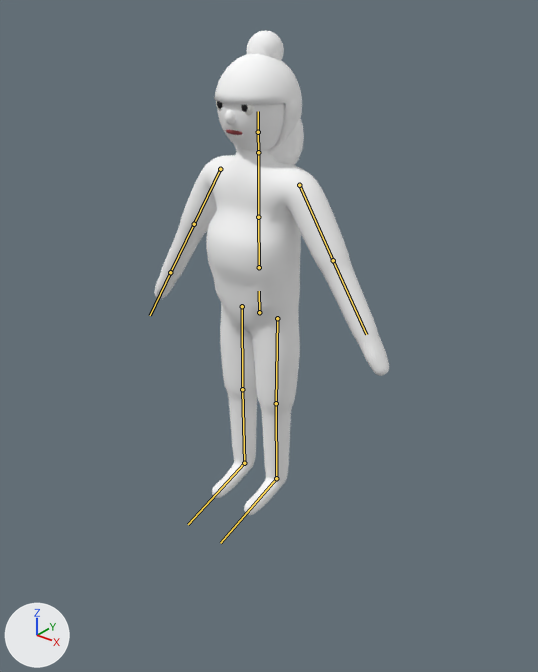
One commit to the glTF model assets/models/peon_adult.glb: the scene before it, then after it.
Both versions are drawn from a 50 mm camera at (1.67, -2.03, 2.0) aimed at (0.11, -0.07, 0.78). The lights are fixed; the arrows at lower left show +X, +Y and +Z. The first picture is the older version. The bones that change, and the others that lie on the model, are drawn over the model as lines.

Objects in the first picture: 'body', 'hair0', 'hair1', 'hair2'.
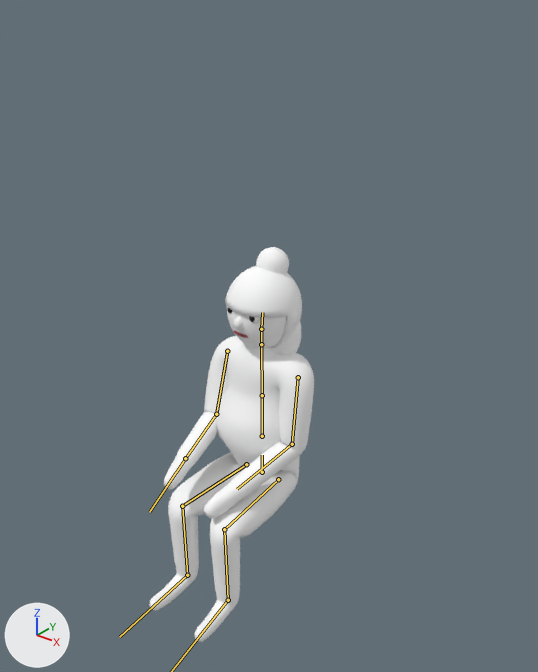
The newer file adds an action. The first version stands in its rest pose; the second is drawn at frame 132 of the action 'watch'.

What changed in the scene script:
```text
Change bone_hips:
    where bone_hips = bpy.data.objects['rig'].pose.bones['hips']
    bone_hips.location: (0.0, 0.0, 0.0) -> (0.0, -0.756, -0.013)
Change bone_head:
    where bone_head = bpy.data.objects['rig'].pose.bones['head']  # child of 'neck'
    bone_head.rotation_quaternion: (1.0, 0.0, 0.0, 0.0) -> (0.999, -0.026, 0.001, -0.026)  # degrees (0, 0, 0) -> degrees (-3, 0, -3)
Change bone_upper_arm_l:
    where bone_upper_arm_l = bpy.data.objects['rig'].pose.bones['upper_arm.L']  # child of 'chest'
    bone_upper_arm_l.rotation_quaternion: (1.0, 0.0, 0.0, 0.0) -> (-0.951, 0.231, -0.158, -0.131)  # degrees (0, 0, 0) -> degrees (-25, 21, 11)
Change bone_forearm_l:
    where bone_forearm_l = bpy.data.objects['rig'].pose.bones['forearm.L']  # child of 'upper_arm.L'
    bone_forearm_l.rotation_quaternion: (1.0, 0.0, 0.0, 0.0) -> (0.875, -0.411, 0.0, -0.257)  # degrees (0, 0, 0) -> degrees (-47, -12, -27)
Change bone_upper_arm_r:
    where bone_upper_arm_r = bpy.data.objects['rig'].pose.bones['upper_arm.R']  # child of 'chest'
    bone_upper_arm_r.rotation_quaternion: (1.0, 0.0, 0.0, 0.0) -> (-0.952, 0.262, 0.109, 0.117)  # degrees (0, 0, 0) -> degrees (-29, -16, -10)
Change bone_forearm_r:
    where bone_forearm_r = bpy.data.objects['rig'].pose.bones['forearm.R']  # child of 'upper_arm.R'
    bone_forearm_r.rotation_quaternion: (1.0, 0.0, 0.0, 0.0) -> (0.837, -0.464, 0.0, 0.29)  # degrees (0, 0, 0) -> degrees (-54, 16, 30)
Change bone_hand_r:
    where bone_hand_r = bpy.data.objects['rig'].pose.bones['hand.R']  # child of 'forearm.R'
    bone_hand_r.rotation_quaternion: (1.0, 0.0, 0.0, 0.0) -> (1.0, 0.016, 0.0, -0.01)  # degrees (0, 0, 0) -> degrees (2, 0, -1)
Change bone_thigh_l:
    where bone_thigh_l = bpy.data.objects['rig'].pose.bones['thigh.L']  # child of 'hips'
    bone_thigh_l.rotation_quaternion: (1.0, 0.0, 0.0, 0.0) -> (0.719, -0.694, -0.024, -0.025)  # degrees (0, 0, 0) -> degrees (-88, -4, 0)
Change bone_shin_l:
    where bone_shin_l = bpy.data.objects['rig'].pose.bones['shin.L']  # child of 'thigh.L'
    bone_shin_l.rotation_quaternion: (1.0, 0.0, 0.0, 0.0) -> (0.719, 0.695, 0.0, 0.0)  # degrees (0, 0, 0) -> degrees (88, 0, 0)
Change bone_foot_l:
    where bone_foot_l = bpy.data.objects['rig'].pose.bones['foot.L']  # child of 'shin.L'
    bone_foot_l.rotation_quaternion: (1.0, 0.0, 0.0, 0.0) -> (0.999, -0.044, 0.0, 0.0)  # degrees (0, 0, 0) -> degrees (-5, 0, 0)
Change bone_thigh_r:
    where bone_thigh_r = bpy.data.objects['rig'].pose.bones['thigh.R']  # child of 'hips'
    bone_thigh_r.rotation_quaternion: (1.0, 0.0, 0.0, 0.0) -> (0.719, -0.694, 0.024, 0.025)  # degrees (0, 0, 0) -> degrees (-88, 4, 0)
Change bone_shin_r:
    where bone_shin_r = bpy.data.objects['rig'].pose.bones['shin.R']  # child of 'thigh.R'
    bone_shin_r.rotation_quaternion: (1.0, 0.0, 0.0, 0.0) -> (0.719, 0.695, 0.0, 0.0)  # degrees (0, 0, 0) -> degrees (88, 0, 0)
Change bone_foot_r:
    where bone_foot_r = bpy.data.objects['rig'].pose.bones['foot.R']  # child of 'shin.R'
    bone_foot_r.rotation_quaternion: (1.0, 0.0, 0.0, 0.0) -> (0.999, -0.044, 0.0, 0.0)  # degrees (0, 0, 0) -> degrees (-5, 0, 0)
```

Pixel boxes [x1, y1, x2, y2] of what changed, in the pictures (538 x 672 px):
'body', posed (30% narrower, 19% shorter)
    before: [154, 99, 389, 515]
    after: [149, 306, 314, 642]
'hair2', posed (14% narrower, 20% shorter)
    before: [214, 54, 304, 166]
    after: [225, 266, 302, 355]
'hair1', posed (13% narrower, 10% shorter)
    before: [246, 30, 284, 60]
    after: [256, 247, 289, 274]
'hair0', posed (not visible afterwards)
    before: [284, 103, 286, 109]
bone 'hips', root to tip
    before: (259, 312) to (259, 291)
    after: (262, 472) to (262, 455)
bone 'head', root to tip
    before: (258, 132) to (258, 111)
    after: (261, 329) to (262, 312)
bone 'upper_arm.L', root to tip
    before: (299, 185) to (333, 260)
    after: (298, 377) to (292, 444)
bone 'forearm.L', root to tip
    before: (333, 260) to (366, 334)
    after: (292, 444) to (237, 489)
bone 'upper_arm.R', root to tip
    before: (220, 169) to (194, 224)
    after: (227, 351) to (216, 414)
bone 'forearm.R', root to tip
    before: (194, 224) to (170, 272)
    after: (216, 414) to (185, 458)
bone 'hand.R', root to tip
    before: (170, 272) to (150, 315)
    after: (185, 458) to (149, 512)
bone 'thigh.L', root to tip
    before: (277, 318) to (276, 403)
    after: (278, 479) to (224, 529)
bone 'shin.L', root to tip
    before: (276, 403) to (276, 478)
    after: (224, 529) to (228, 600)
bone 'thigh.R', root to tip
    before: (242, 306) to (242, 389)
    after: (246, 464) to (182, 506)
bone 'shin.R', root to tip
    before: (242, 389) to (244, 463)
    after: (182, 506) to (187, 575)
bone 'foot.R', root to tip
    before: (244, 463) to (188, 524)
    after: (187, 575) to (119, 637)
